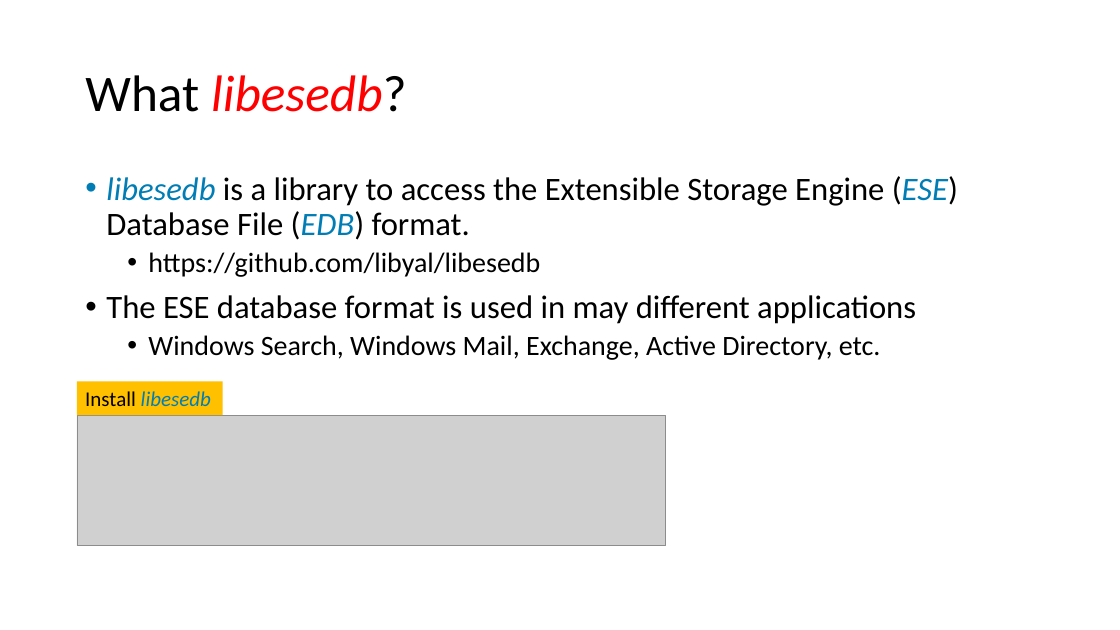
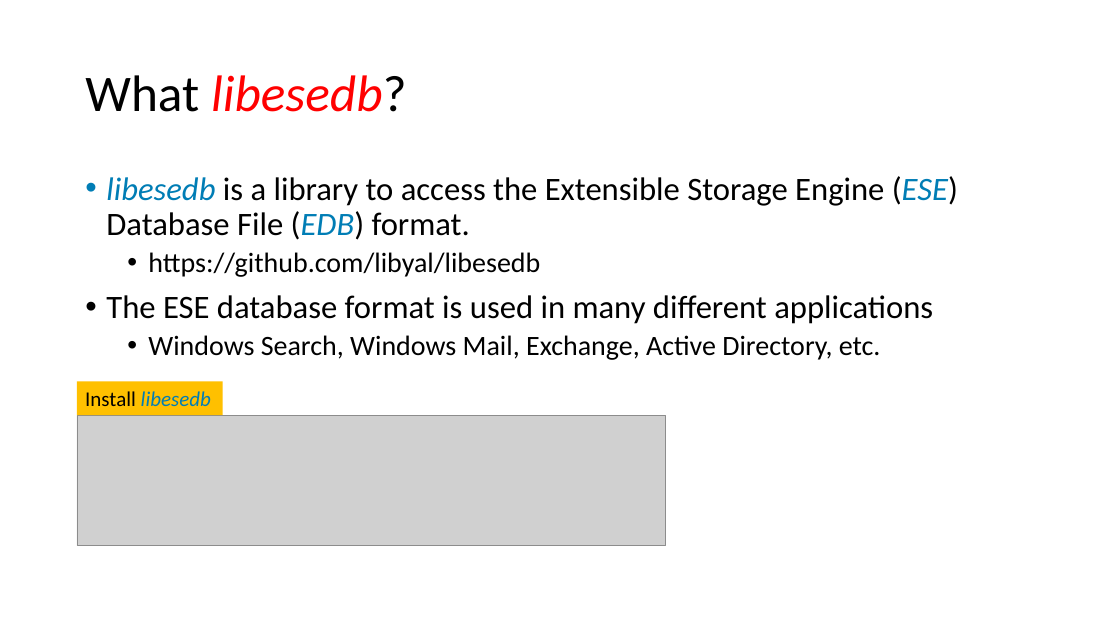
Before and after one commit to frankwxu/digital-forensics-lab, a slide deck: slide 16 of NIST_Data_Leakage_Case/NIST_Data_Leakage_03_WebHistory_SQL.pptx. Drawn at 1120x630 pixels with LibreOffice and Linux fonts; fonts in the diff are those of the drawing; grey boxes stand for pictures; background and template pictures are left out. Boxes give left, top, right and bottom in pixels: in the first picture for what was removed or moved away, otherwise in the second. Text is boxed around its words. In the diff, an @@ line names an element or a change of style, - is before the commit and + after.

```diff
--- a/NIST_Data_Leakage_Case/NIST_Data_Leakage_03_WebHistory_SQL.pptx
+++ b/NIST_Data_Leakage_Case/NIST_Data_Leakage_03_WebHistory_SQL.pptx
@@ text at (x1=106, y1=295, x2=933, y2=324): text changed @@
-• The ESE database format is used in may different applications
+• The ESE database format is used in many different applications
```
Also in this commit, not shown: 6 other slides changed, 10 other files.
